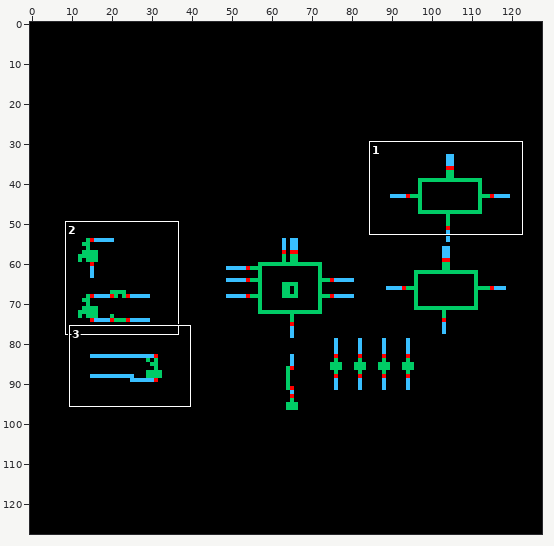
Sprite sheet -- single_balanced_mixer_tb/schematic/thumbnail_128x128.png. Above, an overview of the earlier version with the close-up marked.
Close-up. Before the commit:
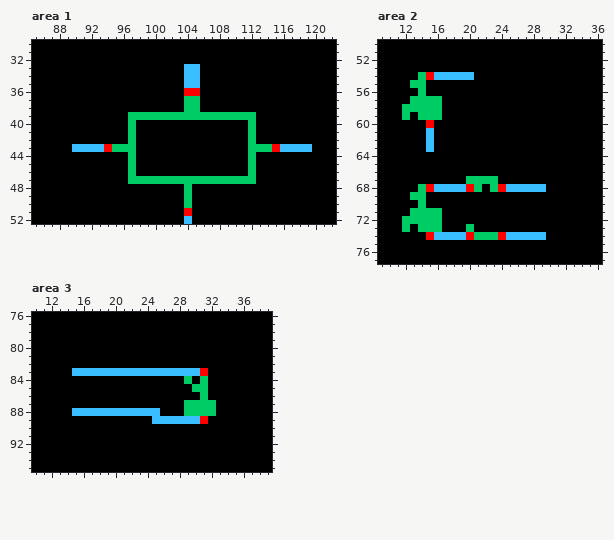
The file is 128x128 pixels. Shown: area 1: x 85..122, y 30..52; area 2: x 9..36, y 50..77; area 3: x 10..39, y 76..95. The commit also changed other parts of the picture, which this record leaves out.
And afterwards:
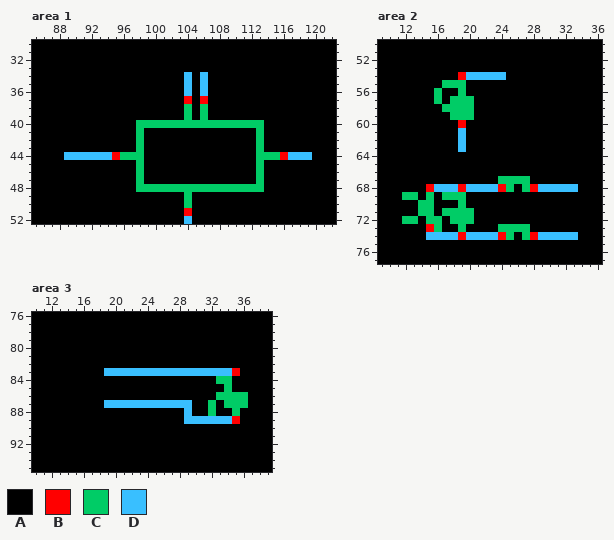
Palette (. is transparent): A #000000  B #ff0000  C #00cc66  D #39bfff
The edit:
Area 1:
y 33: x 104..105 DD -> AA
y 34..35: x 105..106 DA -> AD
y 36: x 104..106 BBA -> DAD
y 37: x 104..106 CCA -> BAB
y 38: x 105..106 CA -> AC
y 39: x 97..103 CCCCCCC -> AAAAAAA; x 105 C -> A; x 107..112 CCCCCC -> AAAAAA
y 40: x 97..111 CAAAAAAAAAAAAAA -> ACCCCCCCCCCCCCC; x 113 A -> C
y 41..42: x 97..98 CA -> AC; x 112..113 CA -> AC
y 43: x 90..98 DDDDBCCCA -> AAAAAAAAC; x 112 C -> A; x 114..119 CBDDDD -> AAAAAA
y 44: x 89..96 AAAAAAAA -> DDDDDDBC; x 98 A -> C; x 112..119 CAAAAAAA -> ACCCBDDD
y 45..46: x 97..98 CA -> AC; x 112..113 CA -> AC
y 47: x 97 C -> A; x 99..113 CCCCCCCCCCCCCCA -> AAAAAAAAAAAAAAC
y 48: x 98..103 AAAAAA -> CCCCCC; x 105..113 AAAAAAAAA -> CCCCCCCCC
Area 2:
y 54: x 14..19 CBDDDD -> AAAAAB; x 21..24 AAAA -> DDDD
y 55: x 13..14 CC -> AA; x 17..19 AAA -> CCC
y 56: x 14 C -> A; x 16 A -> C; x 19 A -> C
y 57: x 13..15 CCC -> AAA; x 18..20 AAA -> CCC
y 58: x 12..20 CCCCCAAAA -> AAAAACCCC
y 59: x 12 C -> A; x 14..16 CCC -> AAA; x 18..20 AAA -> CCC
y 60: x 15 B -> A; x 19 A -> B
y 61..63: x 15 D -> A; x 19 A -> D
y 67: x 20..27 CCCCAAAA -> AAAACCCC
y 68: x 14 C -> A; x 19..23 DBCAC -> BDDDD; x 25..28 DDDD -> CACB; x 30..33 AAAA -> DDDD
y 69: x 12 A -> C; x 14..15 CA -> AC; x 17..19 AAA -> CCC
y 70: x 15 A -> C; x 19 A -> C
y 71: x 13 C -> A; x 16..20 CAAAA -> ACCCC
y 72: x 14 C -> A; x 18..20 AAA -> CCC
y 73: x 12 C -> A; x 14..15 CC -> AB; x 19..20 AC -> CA; x 24..27 AAAA -> CCCC
y 74: x 15 B -> D; x 19..23 DBCCC -> BDDDD; x 25..28 DDDD -> CACB; x 30..33 AAAA -> DDDD
Area 3:
y 83: x 15..18 DDDD -> AAAA; x 31..35 BAAAA -> DDDDB
y 84: x 29 C -> A; x 31 C -> A; x 33..34 AA -> CC
y 85: x 30..31 CC -> AA; x 34 A -> C
y 86: x 31 C -> A; x 33..36 AAAA -> CCCC
y 87: x 19..31 AAAAAAAAAACCC -> DDDDDDDDDDDAA; x 34..36 AAA -> CCC
y 88: x 15..25 DDDDDDDDDDD -> AAAAAAAAAAA; x 29..31 CCC -> DAA; x 35 A -> C
y 89: x 25..28 DDDD -> AAAA; x 31..35 BAAAA -> DDDDB
Boxes around the changes in both close-ups, in picture pixels (x1, y1, x2, y2):
changed: (64, 64, 312, 192)
changed: (402, 72, 578, 240)
changed: (72, 368, 248, 424)
